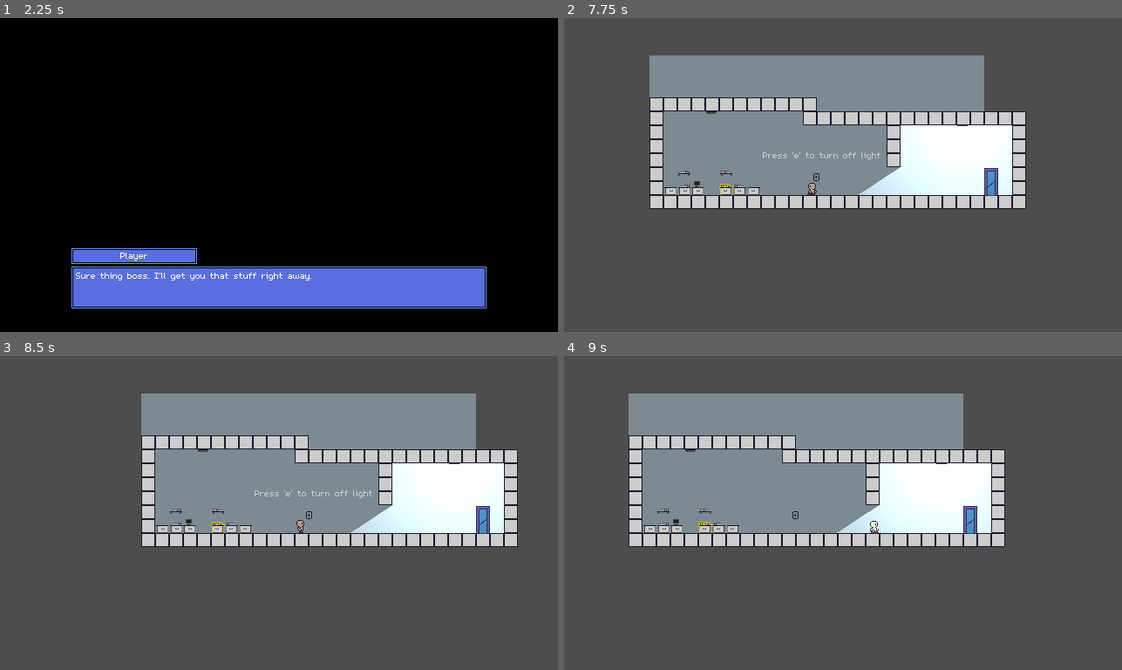
Above: before the commit, frames 1-4 (two rows, left to right).
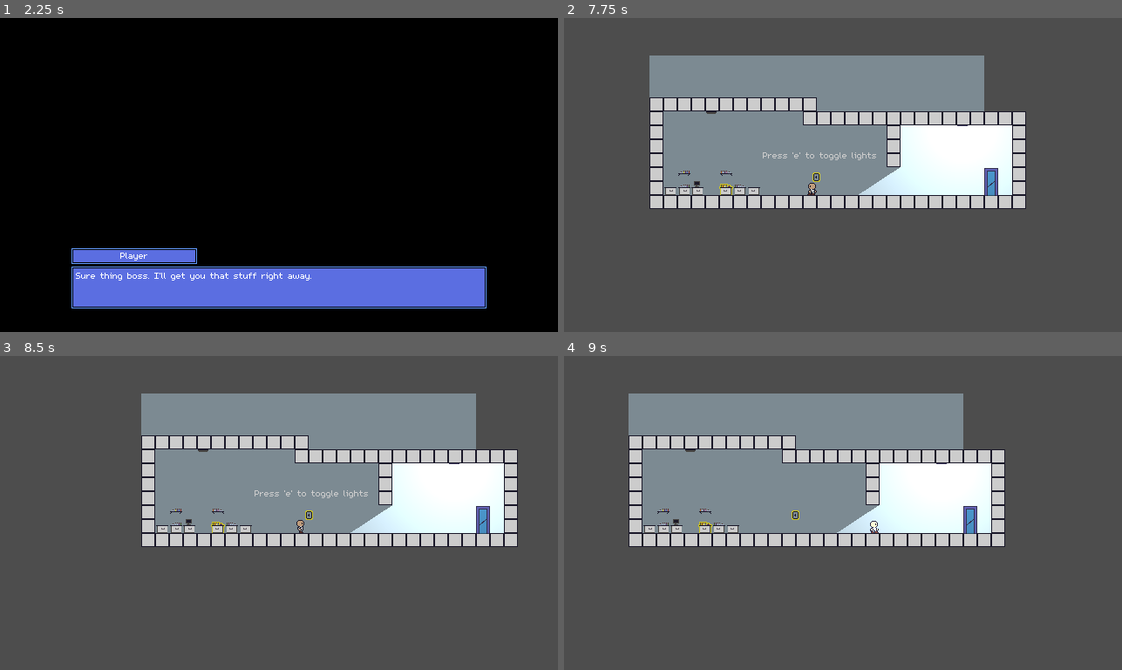
Above: after the commit, the same moments.

Repository: AtomicAntt/ShadowPlatformerGame
Game: Godot game, scene res://MainScene/main.tscn
Two runs of this game, one before a commit and one after it. Both use one fixed random seed, a clock stepped at 60 frames per second and the inputs below.
Inputs (mouse positions are in pixels of both pictures, inside the frame that each line leads up to):
- Up to frame 1 (2.25 s): click (279, 165) at 0.5 s; tap Enter (ui_accept) at 1.25, 1.52, 2 s; hold E (interact) 1.28-2.03 s; hold D (right) from 1.28 s (still down); tap E (interact) at 2.1 s
- Up to frame 2 (7.75 s): tap Enter (ui_accept) at 2.27, 2.75, 3.5, 3.77, 4.52, 5, 5.27, 6.77, 7.52 s; release D (right) at 2.78 s; hold A (left) 2.78-3.53 s; hold E (interact) 2.78-3.53 s; hold D (right) 3.53-5.03 s; tap E (interact) at 3.6, 5.1, 6.6 s; hold E (interact) 4.28-5.03 s; hold A (left) 5.03-5.78 s; hold D (right) 5.78-6.53 s; hold E (interact) 5.78-6.53 s; hold A (left) from 6.53 s (still down); hold E (interact) from 7.28 s (still down)
- Up to frame 3 (8.5 s): release A (left) at 8.03 s; release E (interact) at 8.03 s; hold D (right) from 8.03 s (still down); tap E (interact) at 8.1 s; tap Enter (ui_accept) at 8.27 s
- Up to frame 4 (9 s): keep holding D (right); hold E (interact) from 8.78 s (still down)

Frame 1 is identical in both runs. In frame 2, less than 0.1% of the frame differs, in the area x 44-57%, y 42-53%; in frame 3, less than 0.1%; in frame 4, less than 0.1%.

Commit message:
Light switches glow when they are on

Diff:
--- a/GameObjects/Light.gd
+++ b/GameObjects/Light.gd
@@ -8,6 +8,11 @@
 		for raycast in $PointLight2D.raycasts:
 			raycast.enabled = $PointLight2D.enabled
 
+		if !$PointLight2D.enabled:
+			$LightSwitch/AnimatedSprite2D.play("default")
+		else:
+			$LightSwitch/AnimatedSprite2D.play("on")
+
 func _on_light_switch_area_entered(area):
 	if area.is_in_group("PlayerHitbox"):
 		interactable = true
--- a/GameObjects/light.tscn
+++ b/GameObjects/light.tscn
@@ -1,14 +1,34 @@
-[gd_scene load_steps=9 format=3 uid="uid://uuy3ruaxplwy"]
+[gd_scene load_steps=11 format=3 uid="uid://uuy3ruaxplwy"]
 
 [ext_resource type="Script" path="res://GameObjects/Light.gd" id="1_3f7l6"]
 [ext_resource type="Texture2D" uid="uid://csllib2c1x0wg" path="res://GameAssets/Lighting/light.png" id="2_2cwsh"]
 [ext_resource type="Script" path="res://GameObjects/LightDetection.gd" id="3_pcb62"]
-[ext_resource type="Texture2D" uid="uid://dqo2cjpx6s0br" path="res://GameAssets/Interactables/Light Switch.png" id="4_upbmp"]
 [ext_resource type="FontFile" uid="uid://envxbcwayc1r" path="res://GameAssets/Fonts/m5x7.ttf" id="5_ioe0u"]
+[ext_resource type="Texture2D" uid="uid://bvpiahhoic3sc" path="res://GameAssets/Interactables/Light Switch2.png" id="5_qkeux"]
+[ext_resource type="Texture2D" uid="uid://csyudoi8nip14" path="res://GameAssets/Interactables/Light Switch1.png" id="6_11kce"]
 [ext_resource type="Texture2D" uid="uid://c2gv17dxh0yjk" path="res://GameAssets/Interactables/CeilingLightOnV2.png" id="6_22yy1"]
 
 [sub_resource type="RectangleShape2D" id="RectangleShape2D_ltwyl"]
 size = Vector2(38, 39)
+
+[sub_resource type="SpriteFrames" id="SpriteFrames_5bxmq"]
+animations = [{
+"frames": [{
+"duration": 1.0,
+"texture": ExtResource("5_qkeux")
+}],
+"loop": true,
+"name": &"default",
+"speed": 5.0
+}, {
+"frames": [{
+"duration": 1.0,
+"texture": ExtResource("6_11kce")
+}],
+"loop": true,
+"name": &"on",
+"speed": 5.0
+}]
 
 [sub_resource type="Theme" id="Theme_1p666"]
 default_font = ExtResource("5_ioe0u")
@@ -31,8 +51,9 @@
 [node name="CollisionShape2D" type="CollisionShape2D" parent="LightSwitch"]
 shape = SubResource("RectangleShape2D_ltwyl")
 
-[node name="Sprite" type="Sprite2D" parent="LightSwitch"]
-texture = ExtResource("4_upbmp")
+[node name="AnimatedSprite2D" type="AnimatedSprite2D" parent="LightSwitch"]
+sprite_frames = SubResource("SpriteFrames_5bxmq")
+animation = &"on"
 
 [node name="Label" type="Label" parent="LightSwitch"]
 visible = false
@@ -42,7 +63,7 @@
 offset_right = 107.0
 offset_bottom = -19.0
 theme = SubResource("Theme_1p666")
-text = "Press 'e' to turn off light"
+text = "Press 'e' to toggle lights"
 
 [connection signal="area_entered" from="LightSwitch" to="." method="_on_light_switch_area_entered"]
 [connection signal="area_exited" from="LightSwitch" to="." method="_on_light_switch_area_exited"]
Binary file added: GameAssets/Interactables/Light Switch1.png
Not shown, added: GameAssets/Interactables/Light Switch1.png.import
Binary file added: GameAssets/Interactables/Light Switch2.png
Not shown, added: GameAssets/Interactables/Light Switch2.png.import
